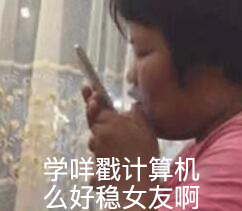
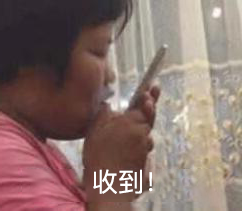
Two versions of the same layered image (242x211). Layer-by-layer changes:
renamed "学咩戳计算机 么好稳女友啊" to "收到！", painted on it over left=43, top=156, right=200, bottom=210
renamed "背景" to "图层 0", painted on it over left=0, top=0, right=242, bottom=211
